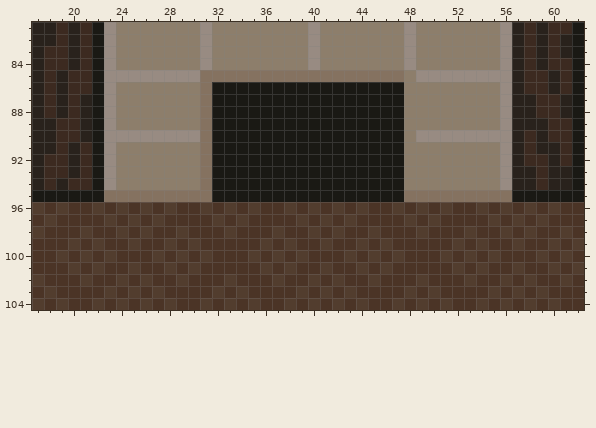
Pixel-art file -- art/cfe.aseprite. The picture above was drawn from the file before the commit.
320x200 pixels, 1 frame. Colours within 5 levels of each other are drawn and written as one. Shown: x 17..62, y 81..104.
New version:
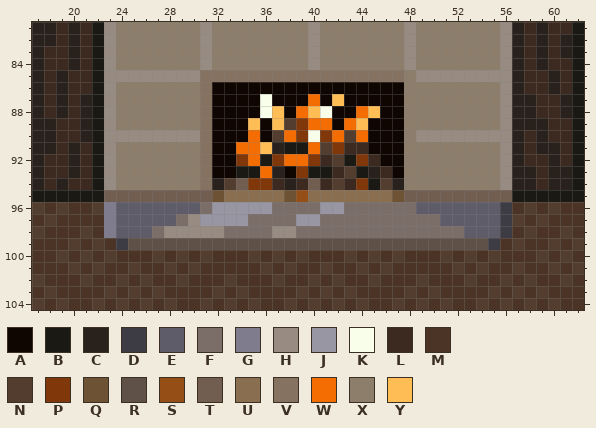
Palette (. is transparent): A #0f0601  B #1a1914  C #29221c  D #3d3b44  E #5f5c6a  F #7b6d67  G #7f7c8d  H #988b82  J #9896a2  K #f9feea  L #3c2a20  M #4b3426  N #523d2e  P #80370a  Q #6d5234  R #5f5147  S #964e17  T #715e50  U #896e50  V #857260  W #f46d02  X #8d7e6b  Y #febd55
Diff:
Layer "kamin":
y 86: x 32..47 BBBBBBBBBBBBBBBB -> AAAAAAAAAAAAAAAA
y 87: x 32..47 BBBBBBBBBBBBBBBB -> AAAAKAAAWAYAAAAA
y 88: x 32..47 BBBBBBBBBBBBBBBB -> AAAAKYAWYKAAWYAA
y 89: x 32..47 BBBBBBBBBBBBBBBB -> AAAYAYNPWWAWYAAA
y 90: x 32..47 BBBBBBBBBBBBBBBB -> AAAWANWPKPWNWAAA
y 91: x 32..37 BBBBBB -> AAWWYC; x 40..47 BBBBBBBB -> WNPLLAAA
y 92: x 32..35 BBBB -> AAPW; x 37..42 BBBBBB -> PWWPLN; x 44..47 BBBB -> PLAA
y 93: x 32..33 BB -> AA; x 36..39 BBBB -> WCAP; x 42..43 BB -> LN; x 45..47 BBB -> CLA
y 94: x 32..44 BBBBBBBBBBBBB -> CNTPPLCLTLNLP; x 46..47 BB -> NC
y 95: x 23..56 VVVVVVVVVBBBBBBBBBBBBBBBBVVVVVVVVV -> TTTTTTTTTQUUUUUQSUUUUUUUQTTTTTTTTT
y 96: x 23..56 MNMNMNMMNMNMNMMNMNMNMNMMNMNMNMMNMN -> GEEEEEEEFJJJJJFFFFJJFFFFFFEEEEEEED
y 97: x 23..56 NMNMNMMMMNMNMMMMNMNMNMMMMNMNMMMMNM -> GEEEEEFHJJJJFFFFJJFFFFFFFFFFEEEEED
y 98: x 23..56 MNMNMMNMMMNMMMNMMNMNMMNMMMNMMMNMMN -> GEEEFHHHHHFFFFHHFFFFFFFFFFFFFFEEED
y 99: x 24..55 MNMMNMNMMMMMNMNMMNMMNMNMMMMMNMNM -> DRRRRRRRRRRRRRRRRRRRRRRRRRRRRRRD
Where, in picture pixels (left, top, right, bottom), the same in both pictures:
changed: (104, 82, 512, 250)
